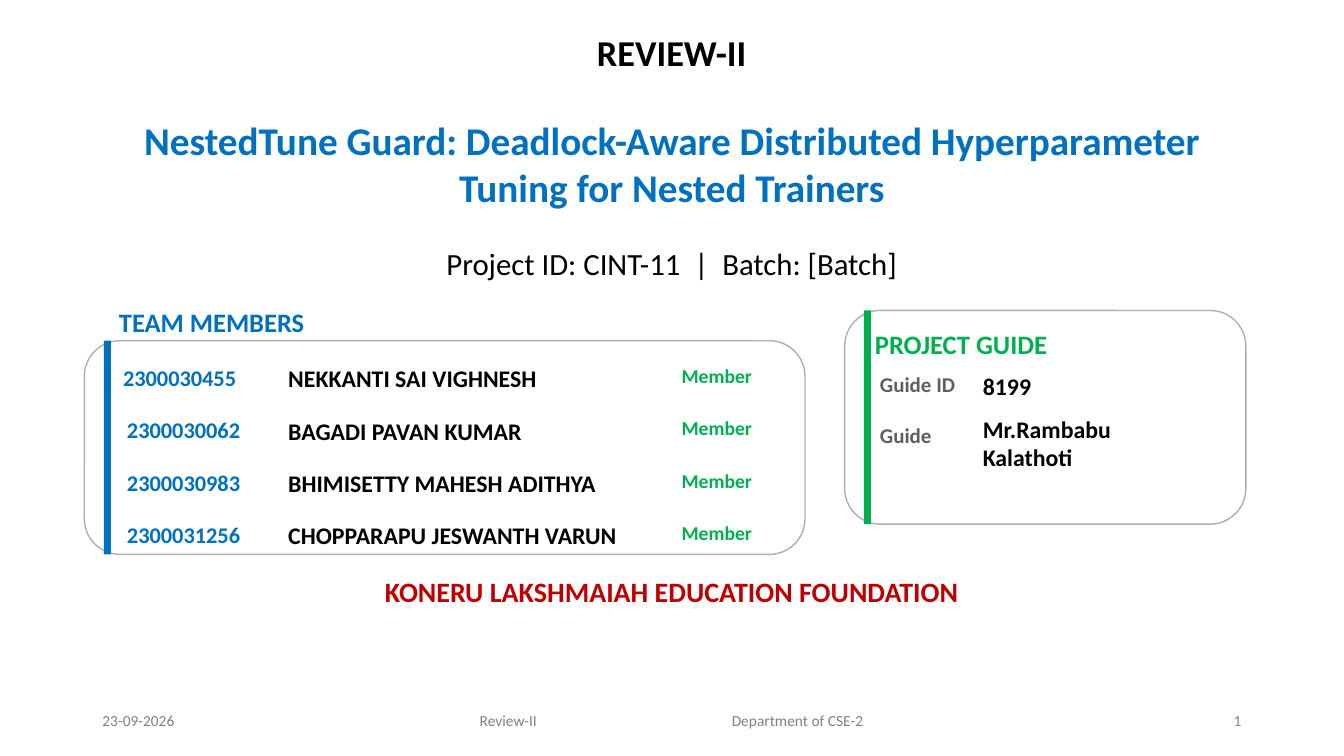
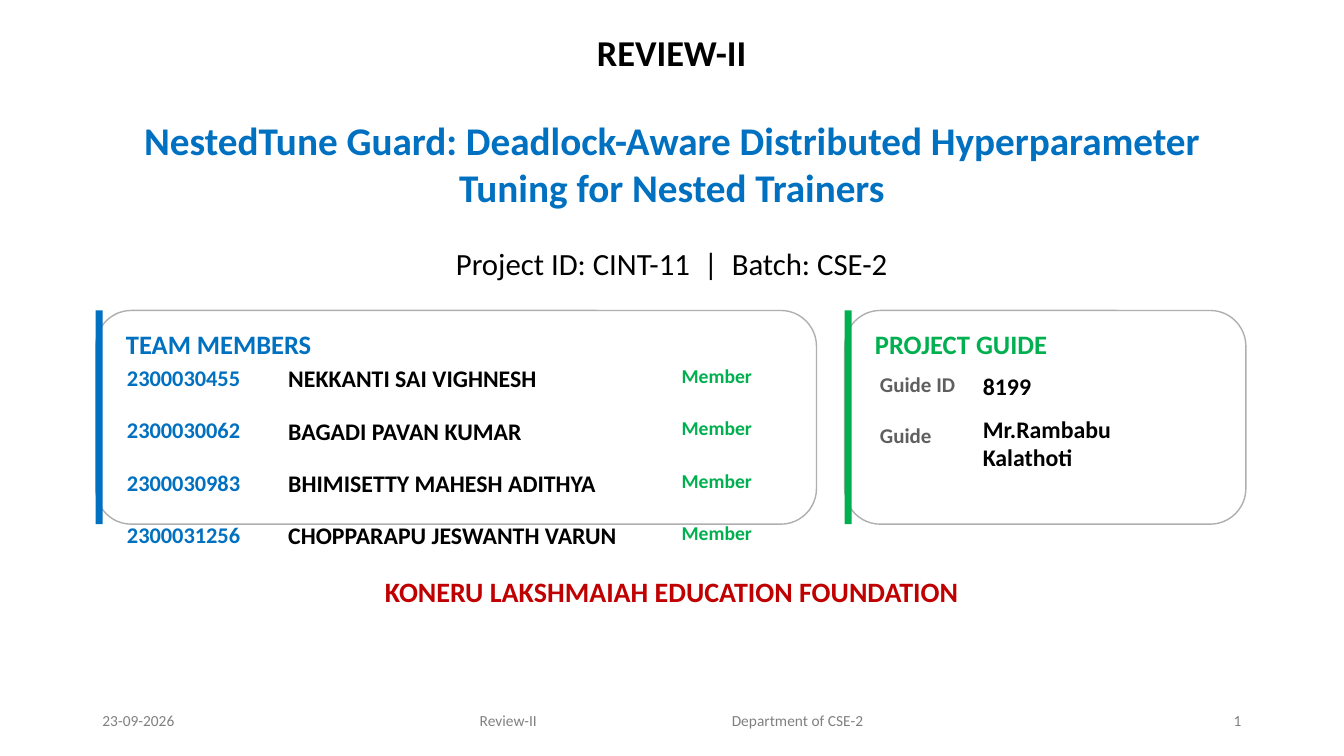
Before and after one commit to saivighnesh2190/Capstone-Project, a slide deck: slide 1 of download/CINT-11_CP2_Review-II.pptx. Drawn at 1344x756 pixels with LibreOffice and Linux fonts; fonts in the diff are those of the drawing. Boxes give left, top, right and bottom in pixels: in the first picture for what was removed or moved away, otherwise in the second. Text is boxed around its words. In the diff, an @@ line names an element or a change of style, - is before the commit and + after.

Commit message:
docs: finalize Review-II deck cover with batch and guide details
Slide 1 and 12 still said Batch: [Batch], and rebuilding from the generator
reverted the guide field to [Guide ID] / [Project Guide Name] because the
generator had never been updated with the real values, only the shipped PPTX.
Set Batch CSE-2, Guide ID 8199, and Mr. Rambabu Kalathoti in the generator so
the deck can be rebuilt without losing them, then regenerate the deck.

Verified: rebuilding changes only the batch and guide fields; the remaining
slide text is identical apart from line-break encoding.

```diff
--- a/download/CINT-11_CP2_Review-II.pptx
+++ b/download/CINT-11_CP2_Review-II.pptx
@@ text at (x1=456, y1=253, x2=887, y2=281): text changed @@
-Project ID: CINT-11 | Batch: [Batch]
+Project ID: CINT-11 | Batch: CSE-2
@@ rectangle moved from (x1=104, y1=341, x2=111, y2=555) to (x1=96, y1=311, x2=103, y2=524) @@
@@ rounded rectangle moved from (x1=85, y1=341, x2=806, y2=555) to (x1=96, y1=311, x2=817, y2=524) @@
@@ text "TEAM MEMBERS" moved from (x1=119, y1=314, x2=304, y2=333) to (x1=126, y1=336, x2=311, y2=355) @@
@@ rectangle moved from (x1=864, y1=311, x2=871, y2=524) to (x1=845, y1=311, x2=852, y2=524) @@
@@ text "2300030455" moved from (x1=123, y1=371, x2=236, y2=386) to (x1=127, y1=371, x2=240, y2=386) @@
```
Also in this commit, not shown: 3 other slides changed, 2 other files.
